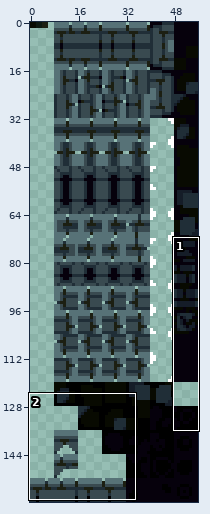
Two states of a sprite sheet, sprites/spr_nexus_foreground_tileset_1/edfb4a30-14fc-408e-8716-15761f76d7bc.png. Above, an overview of the earlier version with the close-up marked.
Close-up. Earlier state:
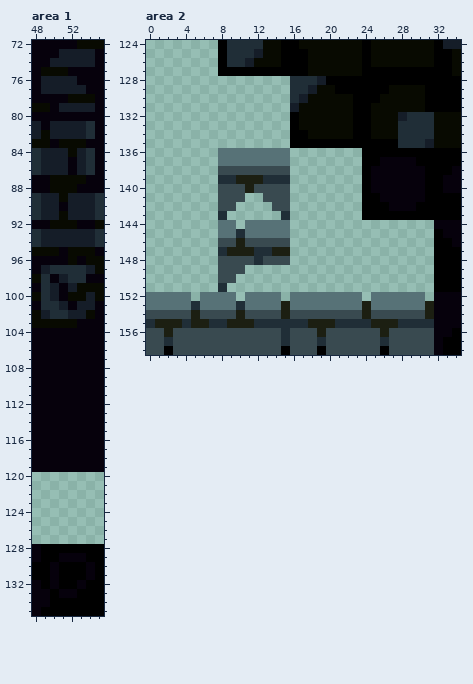
The file is 56x160 pixels. Shown: area 1: x 48..55, y 72..135; area 2: x 0..34, y 124..158.
The same view after the edit:
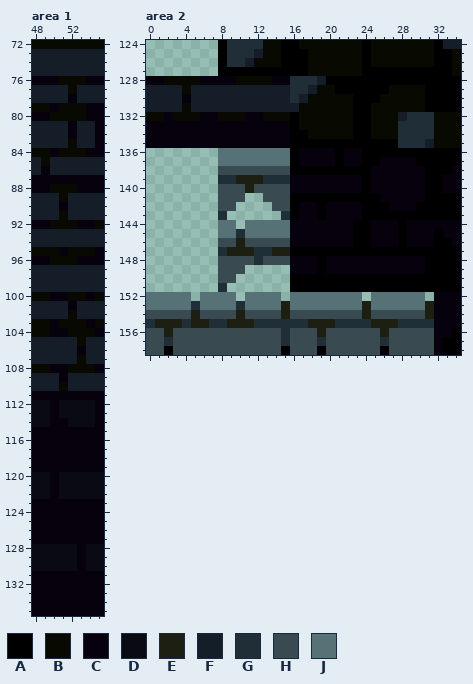
Palette (. is transparent): A #000000  B #080a01  C #06010c  D #090a14  E #1c1f12  F #151d28  G #202e37  H #394a50  J #577277
Edits made:
Area 1:
y 72: x 48..52 CCCCC -> BBBBB
y 73: x 48..50 CCC -> FFF; x 55 C -> F
y 74: x 48..49 CC -> FF; x 55 C -> F
y 75: x 48..55 CBBBCCCC -> FFFFFFFF
y 76: x 49..53 FFFFC -> CCBBB
y 77: x 48 C -> F; x 52 F -> B; x 54..55 CC -> FF
y 78: x 48..55 CCCCBBBC -> FFFFCFFF
y 79: x 51..54 FFFF -> BBBC
y 80: x 50..53 CCCC -> BBBB
y 81: x 49 C -> F; x 52 F -> C; x 54 G -> F
y 82: x 49 B -> F; x 52 F -> C; x 54 G -> F
y 83: x 48..51 BBCB -> FFFF; x 53..54 BC -> FF
y 84: x 48..51 GFFF -> BBCB; x 53..54 FG -> BC
y 85: x 48..49 GF -> FB; x 52 C -> F; x 54..55 GC -> FF
y 86: x 48..49 GF -> FC; x 52 C -> F; x 54..55 GC -> FF
y 87: x 50..53 BBBB -> CCCC
y 89..91: x 48 G -> F; x 55 G -> F
y 93..94: x 48 G -> F; x 55 G -> F
y 96: x 50..51 CC -> BB; x 54..55 BB -> CC
y 97: x 48 C -> F; x 50..53 GGGG -> FFFF; x 55 B -> F
y 98: x 48..50 BGC -> FFF; x 52..55 GGCC -> FFFF
y 99: x 48..49 CG -> FF; x 51 C -> F; x 53..55 BBB -> FFF
y 100: x 49..50 GF -> BC; x 54 F -> C
y 101: x 48..50 CGG -> FFF; x 55 C -> F
y 102: x 48 B -> F; x 50..52 GGF -> FFB; x 54..55 BC -> FF
y 103: x 50 B -> C; x 53 C -> B; x 55 C -> B
y 104: x 48..49 CC -> BB; x 52..54 CCC -> BBB
y 105: x 48..55 CCCCCCCC -> FFFFFBFF
y 106: x 48..52 CCCCC -> FFFFF; x 54..55 CC -> FF
y 107: x 48..55 CCCCCCCC -> FFFFFBFF
y 108: x 48..49 CC -> BB; x 52..54 CCC -> BBB
y 109: x 48..50 CCC -> FFF; x 52..55 CCCC -> FFFF
y 110: x 48..55 CCCCCCCC -> FFFBFFFF
y 112..113: x 48..49 CC -> DD; x 51..54 CCCC -> DDDD
y 114: x 48..49 CC -> DD; x 52..54 CCC -> DDD
y 120..122: x 48..55 ........ -> DDCDDDDD
y 123..127: x 48..55 ........ -> CCCCCCCC
y 128: x 48..55 CAAAAAAA -> DDDDDCDD
y 129: x 48..52 CAACC -> DDDDD; x 54..55 AA -> DD
y 130: x 48..55 AACAAACA -> DDDDDCDD
y 131: x 48..49 AA -> CC; x 51..53 AAA -> CCC; x 55 A -> C
y 132: x 49 A -> C; x 51..52 AA -> CC; x 54..55 AA -> CC
y 133: x 50 A -> C; x 53..55 AAA -> CCC
y 134: x 50..55 AAAAAA -> CCCCCC
y 135: x 49..55 AAAAAAA -> CCCCCCC
Area 2:
y 128: x 0..15 ................ -> CCBBBBCCCCBBBBCC
y 129: x 0..15 ................ -> FFFFBFFFFFFFFFFF
y 130: x 0..15 ................ -> FFFFCFFFFFFFFFFF
y 131: x 0..15 ................ -> FFFFBFFFFFFFFFFF
y 132: x 0..15 ................ -> BBCBBBCCBBBCCBBB
y 133..135: x 0..15 ................ -> CCCCCCCCCCCCCCCC
y 136..137: x 16..23 ........ -> ACCCCACC
y 138: x 16..23 ........ -> AAAAAAAA
y 139..140: x 16..23 ........ -> CCCCCCCC
y 141: x 16..23 ........ -> AAAAAAAA
y 142..143: x 16..23 ........ -> ACCACCCC
y 144..146: x 16..31 ................ -> CCCCCCCAACCCACCC
y 147: x 16..31 ................ -> AAAAAAAAAAAAAAAA
y 148..149: x 16..31 ................ -> CCCACCCCCCCCCCCA
y 150..151: x 16..31 ................ -> AAAAAAAAAAAAAAAA
